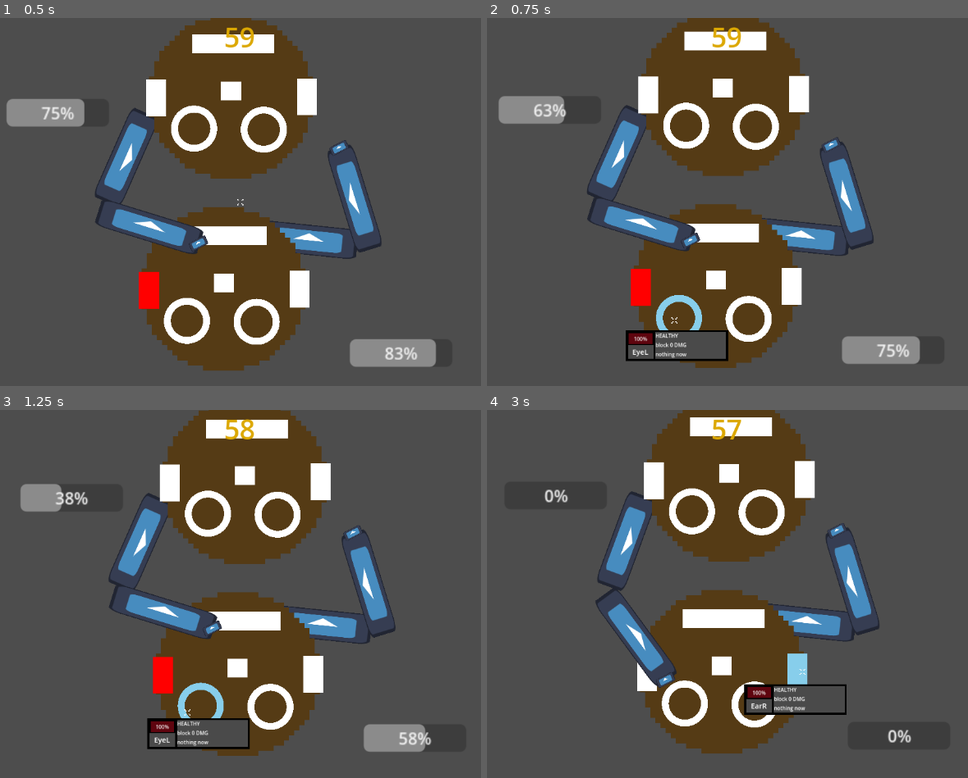
Above: before the commit, frames 1-4 (two rows, left to right).
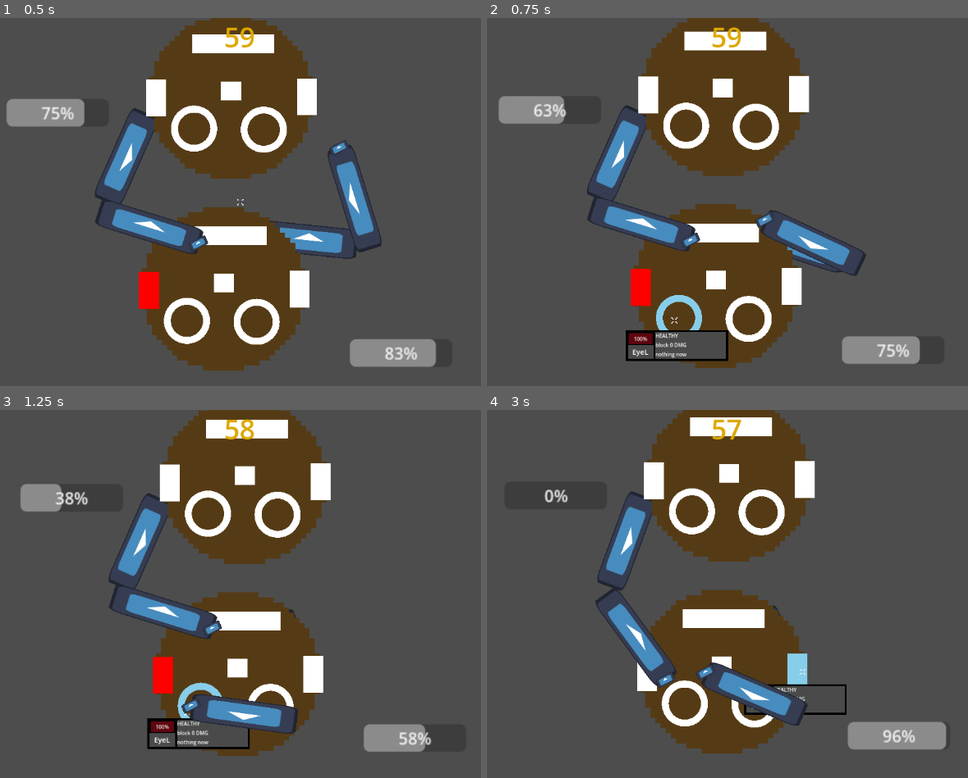
Above: after the commit, the same moments.

Repository: Floorban/GGJ3036
Game: Godot game, scene res://game/level/combat_area/combat_area_eric_test.tscn
Same seed, same stepped clock (60 frames per second), same inputs: the game is played once before the commit and once after it. The engine's default icon, where the game draws it, is replaced by a stand-in: a white triangle on a blue panel in a dark square.
Inputs (mouse positions are in pixels of both pictures, inside the frame that each line leads up to):
- Up to frame 1 (0.5 s): no input
- Up to frame 2 (0.75 s): move the mouse to (674, 319) at 0.52 s; click (674, 319) at 0.67 s
- Up to frame 3 (1.25 s): no input
- Up to frame 4 (3 s): move the mouse to (756, 708) at 1.27 s; click (756, 708) at 1.42 s; move the mouse to (636, 671) at 2.02 s; click (636, 671) at 2.17 s; move the mouse to (804, 671) at 2.77 s; click (804, 671) at 2.92 s

Frame 1 is identical in both runs. In frame 2, 2.2% of the frame differs, in the area x 55-81%, y 32-70%; in frame 3, 3.4%; in frame 4, 4.9%, in the area x 43-96%, y 30-93%.

Commit message:
blocking works

Diff:
--- a/game/system/anatomy/anatomy.gd
+++ b/game/system/anatomy/anatomy.gd
@@ -1,6 +1,7 @@
 class_name Anatomy extends Node2D
 
 signal anatomy_clicked(anatomy: Anatomy)
+signal anatomy_damaged(amount: float)
 
 enum PartState { HEALTHY, DAMAGED, OUT_OF_PLACE, DESTROYED }
 var state: PartState = PartState.HEALTHY
@@ -14,6 +15,7 @@
 @onready var anatomy_ui: AnatomyUI = $AnatomyUI
 
 var is_targeted := false
+var is_blocking := false
 var is_hovering := false
 
 func init_part() -> void:
@@ -43,6 +45,7 @@
 # refactor later when heal
 func set_hp(changed_amount: float) -> void:
 	current_hp -= changed_amount
+	anatomy_damaged.emit(changed_amount)
 	anatomy_ui.set_hp_bar(current_hp, max_hp)
 	if current_hp <= 0 and state != PartState.DESTROYED:
 		part_dead()
--- a/game/system/anatomy/parts/body/arm.gd
+++ b/game/system/anatomy/parts/body/arm.gd
@@ -1,6 +1,6 @@
 class_name Arm extends Node2D
 
-signal action_finished
+signal action_finished(blocking: bool)
 
 @onready var skeleton: Skeleton2D = $Skeleton2D
 @onready var fist_target: Marker2D = %FistTarget
@@ -10,6 +10,7 @@
 var rest_position: Vector2
 var windup_position: Vector2
 var is_punching := false
+var is_blocking := false
 
 func _ready() -> void:
 	rest_position = fist_target.global_position
@@ -25,6 +26,23 @@
 	fist_target.global_position = fist_target.global_position.lerp(
 		windup_position,
 		0.15
+	)
+
+func block(target_global_pos: Vector2) -> void:
+	var tween := create_tween()
+	tween.set_trans(Tween.TRANS_QUAD)
+	tween.set_ease(Tween.EASE_OUT)
+
+	tween.tween_property(
+		fist_target,
+		"global_position",
+		target_global_pos,
+		0.2 + randf_range(-0.05,0.15)
+	)
+
+	tween.tween_callback(func():
+		is_blocking = true
+		emit_signal("action_finished", is_blocking)
 	)
 
 func punch(target_global_pos: Vector2, on_hit: Callable) -> void:
@@ -66,5 +84,5 @@
 
 	tween.tween_callback(func():
 		is_punching = false
-		action_finished.emit()
+		emit_signal("action_finished", is_blocking)
 	)
--- a/game/system/character/character.gd
+++ b/game/system/character/character.gd
@@ -16,6 +16,7 @@
 
 @export var arm: Arm
 var can_action := false
+var blocking_part: Anatomy
 
 func init_character() -> void:
 	_init_anatomy_parts()
@@ -29,7 +30,8 @@
 
 func _init_combat_component() -> void:
 	combat_component.combat_ready.connect(_on_action_ready)
-	arm.action_finished.connect(_on_attack_finished)
+	#arm.action_finished.connect(_on_action_finished)
+	arm.action_finished.connect(func(blocking: bool): _on_action_finished(blocking))
 	combat_component.base_damage = attack_damage
 	combat_component.reset_attack_timer(attack_cooldown)
 
@@ -42,9 +44,17 @@
 	anatomy_parts.append(mouth)
 	for part in anatomy_parts:
 		part.init_part()
+		part.anatomy_damaged.connect(take_damage)
 
 func get_ready_to_battle() -> void:
 	combat_component.combat_timer.start()
+
+func take_damage(damaged_amount: float) -> void:
+	if blocking_part:
+		combat_component.combat_timer.start()
+		blocking_part = null
+	else:
+		print(damaged_amount)
 
 func _perform_action(target: Anatomy) -> void:
 	if target in opponent_anatomy:
@@ -60,13 +70,25 @@
 			func(): combat_component.attack(target))
 
 func _perform_block(target: Anatomy) -> void:
-	can_action = false
+	if target:
+		blocking_part = target
+		arm.block(target.global_position)
 
 func _on_action_ready() -> void:
 	can_action = true
 
+func _on_action_finished(blocking: bool) -> void:
+	if blocking:
+		_on_block_finished()
+	else:
+		_on_attack_finished()
+
 func _on_attack_finished() -> void:
 	combat_component.combat_timer.start()
+
+func _on_block_finished() -> void:
+	if blocking_part:
+		blocking_part.is_blocking = true
 
 func choose_target() -> Anatomy:
 	if opponent == null:
--- a/game/system/character/enemy/enemy.gd
+++ b/game/system/character/enemy/enemy.gd
@@ -5,7 +5,7 @@
 func get_ready_to_battle() -> void:
 	super.get_ready_to_battle()
 	_perform_attack(next_target)
-	arm.action_finished.connect(func(): next_target = choose_target())
+	arm.action_finished.connect(func(_blocking: bool): next_target = choose_target())
 
 func _perform_attack(_target: Anatomy) -> void:
 	can_action = false
--- a/game/system/character/enemy/enemy.tscn
+++ b/game/system/character/enemy/enemy.tscn
@@ -8,16 +8,16 @@
 script = ExtResource("2_26h1w")
 arm = NodePath("EnemyArmR")
 
-[node name="Eye1" parent="." index="1" unique_id=1690948451]
+[node name="EyeL" parent="." index="1" unique_id=1690948451]
 max_hp = 30.0
 
-[node name="Eye2" parent="." index="2" unique_id=584210078]
+[node name="EyeR" parent="." index="2" unique_id=584210078]
 max_hp = 30.0
 
-[node name="Ear1" parent="." index="3" unique_id=1222327045]
+[node name="EarL" parent="." index="3" unique_id=1222327045]
 max_hp = 30.0
 
-[node name="Ear2" parent="." index="4" unique_id=959483894]
+[node name="EarR" parent="." index="4" unique_id=959483894]
 max_hp = 30.0
 
 [node name="Nose" parent="." index="5" unique_id=1350482542]
--- a/game/system/character/player/player.gd
+++ b/game/system/character/player/player.gd
@@ -32,6 +32,7 @@
 	if selected_target != anatomy:
 		selected_target = anatomy
 		_highlight_target(anatomy, true)
+		_perform_block(anatomy)
 	else:
 		selected_target = null
 		_highlight_target(null)
Renamed: sprites/BodyParts/BaseMCface.png -> sprites/body_parts/BaseMCface.png
Not shown, changed: sprites/body_parts/BaseMCface.png.import
Renamed: sprites/BodyParts/Ear1.png -> sprites/body_parts/Ear1.png
Not shown, changed: sprites/body_parts/Ear1.png.import
Renamed: sprites/BodyParts/Ear2.png -> sprites/body_parts/Ear2.png
Not shown, changed: sprites/body_parts/Ear2.png.import
Renamed: sprites/BodyParts/Eye1.png -> sprites/body_parts/Eye1.png
Not shown, changed: sprites/body_parts/Eye1.png.import
Renamed: sprites/BodyParts/Eye2.png -> sprites/body_parts/Eye2.png
Not shown, changed: sprites/body_parts/Eye2.png.import
Renamed: sprites/BodyParts/Mouth.png -> sprites/body_parts/Mouth.png
Not shown, changed: sprites/body_parts/Mouth.png.import
(and 2 more such lines)
